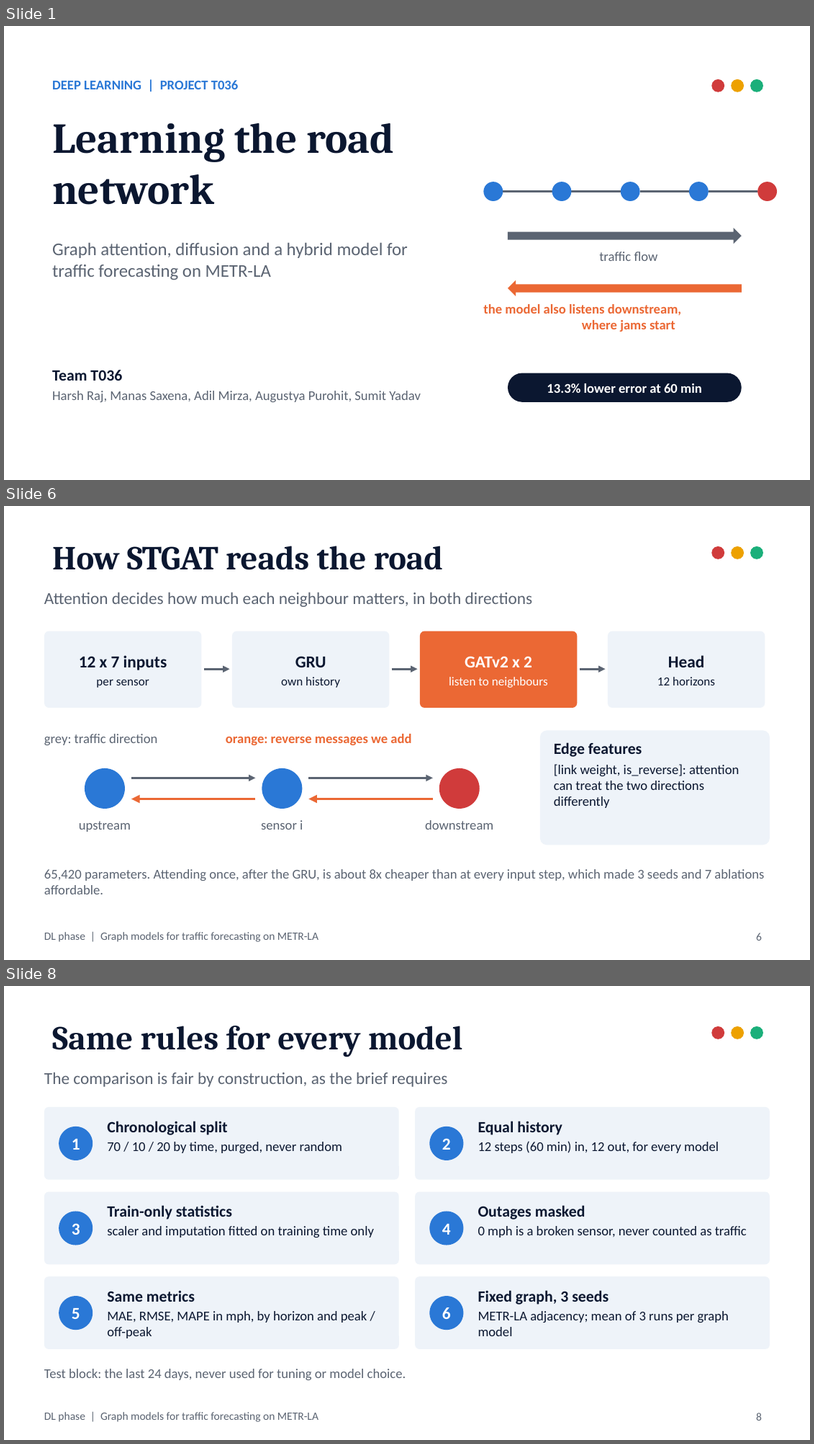
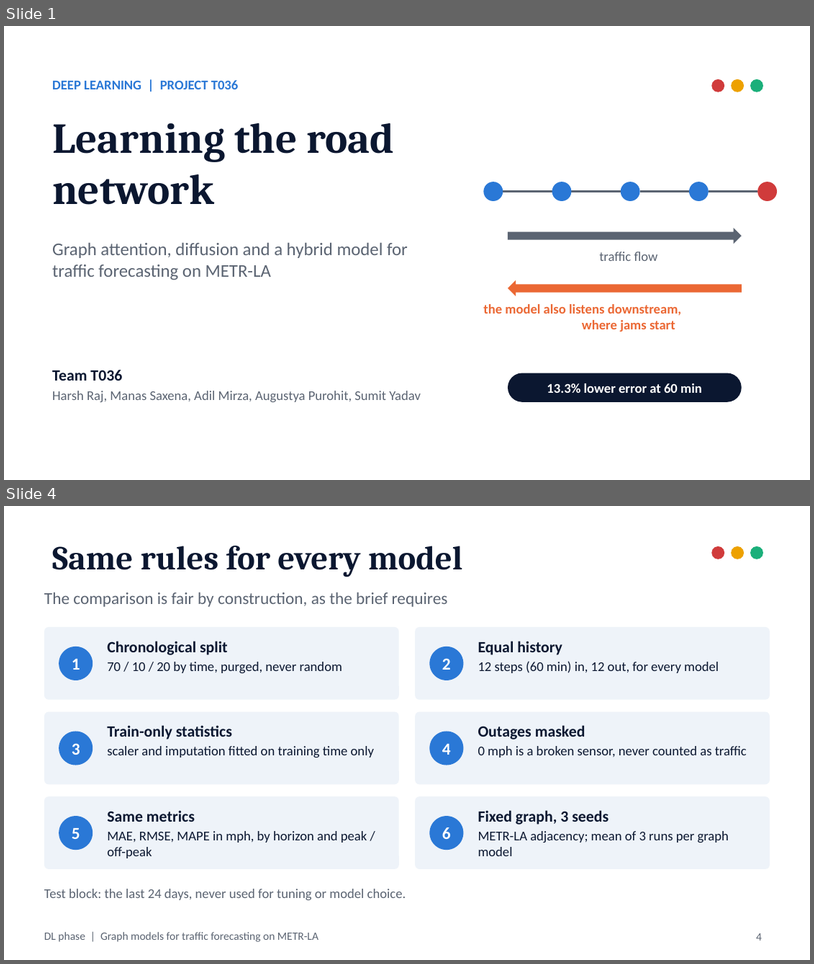
Before and after one commit to ManasSaxena14/MetroFlow_MachineAndDeepLearning, a slide deck: docs/presentation/DL_Graph_Models.pptx. Shown one above the other, each under a label of ours: slides 1, 6 and 8 before the commit, slides 1 and 4 after it; the slides between them are not shown. The pictures are 814x1444 and 814x964 pixels, drawn with LibreOffice and Linux fonts; fonts in the diff are those of the drawing. Boxes give left, top, right and bottom in pixels: in the first picture for what was removed or moved away, otherwise in the second. Text is boxed around its words. In the diff, an @@ line names an element or a change of style, - is before the commit and + after.

Commit message:
Slides: condense the DL deck to 18 slides with full coverage
Merge the gap and propagation slides, present STGAT, DCRNN and the hybrid
on one slide, fold peak vs off-peak into the results table and the DCRNN
reproduction into the significance slide, and add the sensor-level error
result to the congestion-map slide. Update the README accordingly.

```diff
--- a/docs/presentation/DL_Graph_Models.pptx
+++ b/docs/presentation/DL_Graph_Models.pptx
@@ slide 6 removed at box(4, 506, 810, 960), background #FFFFFF; not listed: 1 template element that a slide beside it also shows @@
@@ title removed at box(52, 546, 443, 570) @@
-How STGAT reads the road
@@ ellipse removed at box(712, 546, 725, 559) @@
@@ ellipse removed at box(731, 546, 744, 559) @@
@@ ellipse removed at box(751, 546, 764, 559) @@
@@ text removed at box(44, 592, 532, 607) @@
-Attention decides how much each neighbour matters, in both directions
@@ rounded rectangle removed at box(44, 631, 201, 708) @@
@@ rounded rectangle removed at box(232, 631, 389, 708) @@
@@ rounded rectangle removed at box(420, 631, 577, 708) @@
@@ rounded rectangle removed at box(608, 631, 765, 708) @@
@@ text removed at box(79, 655, 167, 687) @@
-12 x 7 inputs
-per sensor
@@ text removed at box(281, 656, 340, 687) @@
-GRU
-own history
@@ text removed at box(449, 656, 548, 687) @@
-GATv2 x 2
-listen to neighbours
@@ text removed at box(658, 655, 715, 685) @@
-Head
-12 horizons
@@ arrow removed from (204, 669) to (230, 669) @@
@@ arrow removed from (392, 669) to (418, 669) @@
@@ arrow removed from (580, 669) to (606, 669) @@
@@ text removed at box(44, 734, 157, 745) @@
-grey: traffic direction
@@ text removed at box(226, 734, 412, 745) @@
-orange: reverse messages we add
@@ rounded rectangle removed at box(540, 730, 770, 844) @@
@@ text removed at box(554, 742, 739, 808) @@
-Edge features
-[link weight, is_reverse]: attention can treat the two directions differently
@@ ellipse removed at box(85, 768, 125, 808) @@
@@ arrow removed from (131, 777) to (255, 777) @@
@@ ellipse removed at box(262, 768, 302, 808) @@
@@ arrow removed from (309, 777) to (433, 777) @@
@@ ellipse removed at box(440, 768, 480, 808) @@
@@ arrow removed from (255, 799) to (131, 799) @@
@@ arrow removed from (433, 799) to (309, 799) @@
@@ text removed at box(79, 821, 131, 831) @@
-upstream
@@ text removed at box(261, 820, 303, 829) @@
-sensor i
@@ text removed at box(425, 820, 494, 829) @@
-downstream
@@ text removed at box(44, 869, 764, 894) @@
-65,420 parameters. Attending once, after the GRU, is about 8x cheaper than at every input step, which made 3 seeds and 7 ablations affordable.
@@ page number removed at box(756, 932, 762, 940) @@
-6
@@ what was slide 8 is now slide 4 @@
@@ page number at box(756, 933, 762, 940): text changed @@
-8
+4
```
Also in this commit, not shown: 5 slides changed, 6 other slides removed, 2 other files.
